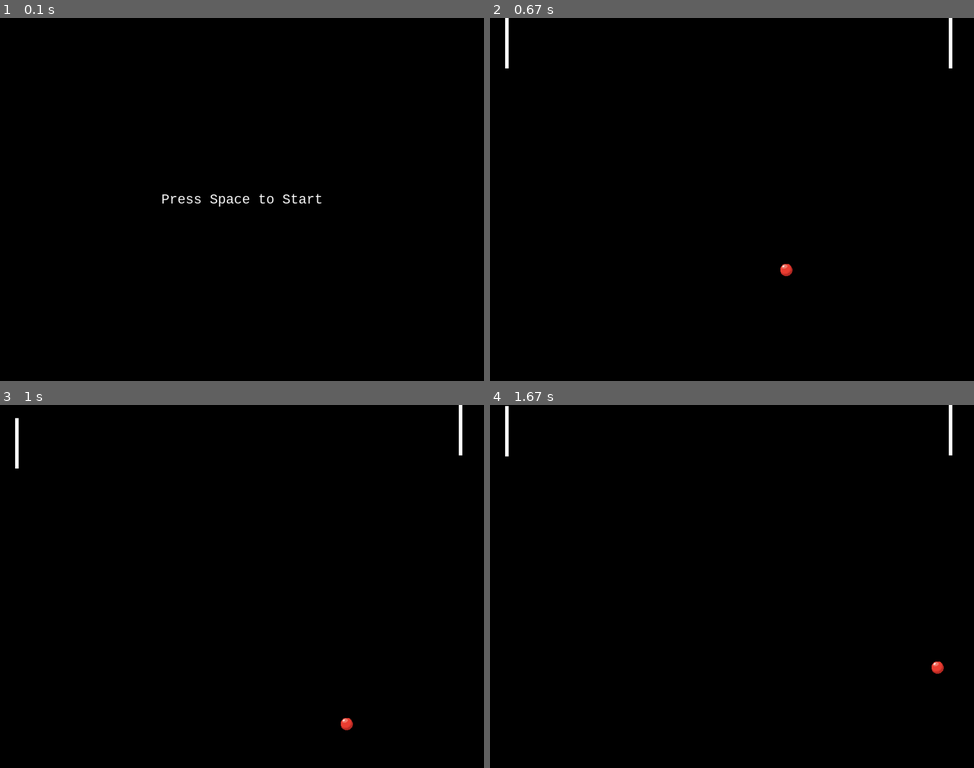
Above: before the commit, frames 1-4 (two rows, left to right).
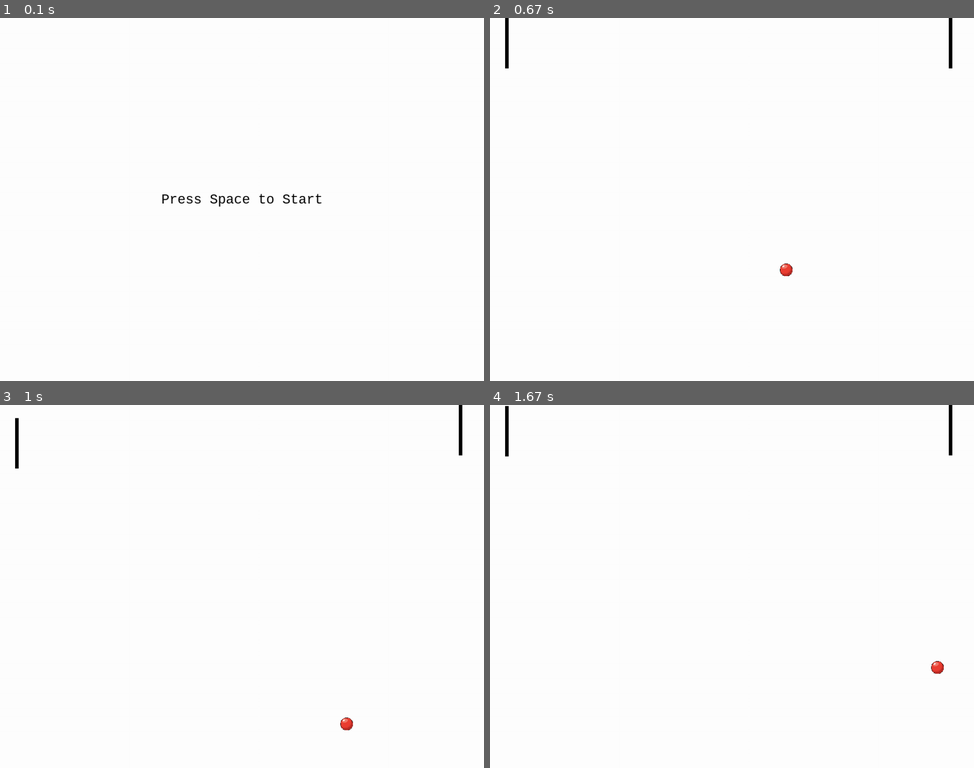
Above: after the commit, the same moments.

Repository: ikeban/codexPyGame
Game: pygame game, started from main.py
Same seed, same stepped clock (60 frames per second), same inputs: the game is played once before the commit and once after it.
Inputs:
- Up to frame 1 (0.1 s): no input
- Up to frame 2 (0.67 s): tap Space at 0.33 s
- Up to frame 3 (1 s): tap S at 0.67 s
- Up to frame 4 (1.67 s): tap W at 1 s; hold Up from 1.33 s (still down); tap Space at 1.4 s

The runs differ from the first frame. In frame 1, 100% of the frame differs, in the area x 0-100%, y 0-100%; in frame 2, 100%; in frame 3, 100%; in frame 4, 100%.

Commit message:
Changing colors to white

Diff:
--- a/main.py
+++ b/main.py
@@ -45,7 +45,7 @@
 
     # this is the rectangle that represents the ball
     ball_rect = pygame.Rect(SCREEN_WIDTH / 2, SCREEN_HEIGHT / 2, 25, 25)
-    ball_image = pygame.image.load('ball2.png').convert()
+    ball_image = pygame.image.load('ball2.png').convert_alpha()
     ball_scalled = pygame.transform.scale(ball_image, (25, 25))
 
     # determine the x and y speed of the ball (0.1 is just to scale the speed down)
@@ -64,7 +64,7 @@
         set the back ground color to black
         needs to be called everytime the game updates
         """
-        screen.fill(COLOR_BLACK)
+        screen.fill(COLOR_WHITE)
 
         # make the ball move after 3 seconds
         if not started:
@@ -72,7 +72,7 @@
             font = pygame.font.SysFont('Consolas', 30)
 
             # draw some text to the center of teh screen
-            text = font.render('Press Space to Start', True, COLOR_WHITE)
+            text = font.render('Press Space to Start', True, COLOR_BLACK)
             text_rect = text.get_rect()
             text_rect.center = (SCREEN_WIDTH // 2, SCREEN_HEIGHT // 2)
             screen.blit(text, text_rect)
@@ -178,11 +178,11 @@
 
 
         # draw player 1 and player 2's paddle rects with the white color
-        pygame.draw.rect(screen, COLOR_WHITE, paddle_1_rect)
-        pygame.draw.rect(screen, COLOR_WHITE, paddle_2_rect)
+        pygame.draw.rect(screen, COLOR_BLACK, paddle_1_rect)
+        pygame.draw.rect(screen, COLOR_BLACK, paddle_2_rect)
 
         # draw the ball with the white color
-        pygame.draw.rect(screen, COLOR_WHITE, ball_rect)
+        #pygame.draw.rect(screen, COLOR_BLACK, ball_rect)
         screen.blit(ball_scalled, ball_rect)
 
         # update the display (this is necessary for Pygame)
